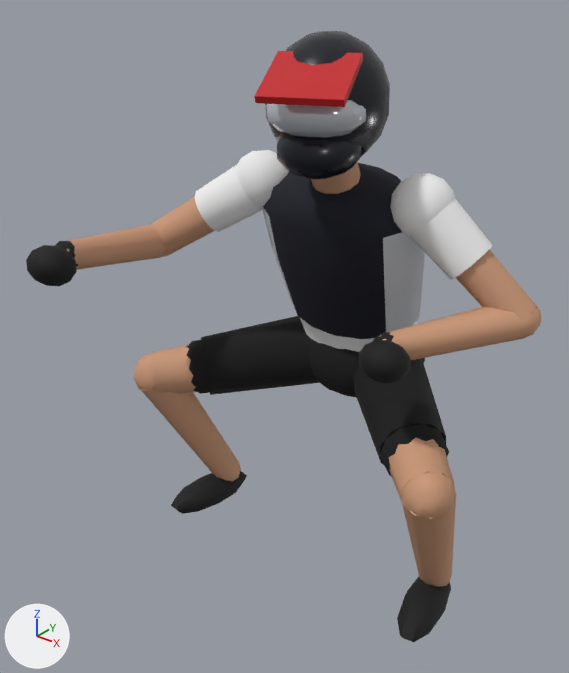
A saved change to the glTF model Saver/src/jetrace/rider3.glb.
Both versions are drawn from a 50 mm camera at (0.876, -1.369, 0.899) aimed at (-0.005, -0.268, 0.216). The axes (+X, +Y, +Z) are drawn at lower left. The lights are the same throughout. The older version comes first. Where no turn or scale is listed for an object, it has been applied to the vertices.

In view in the first picture: 'Foot_L', 'ForeArm_L', 'ForeArm_R', 'Hand_L', 'Hand_R', 'Head', 'Hips', 'Shin_L', 'Shin_R', 'Spine', 'Thigh_L', 'Thigh_R', 'UpperArm_L', 'UpperArm_R' and 1 more.
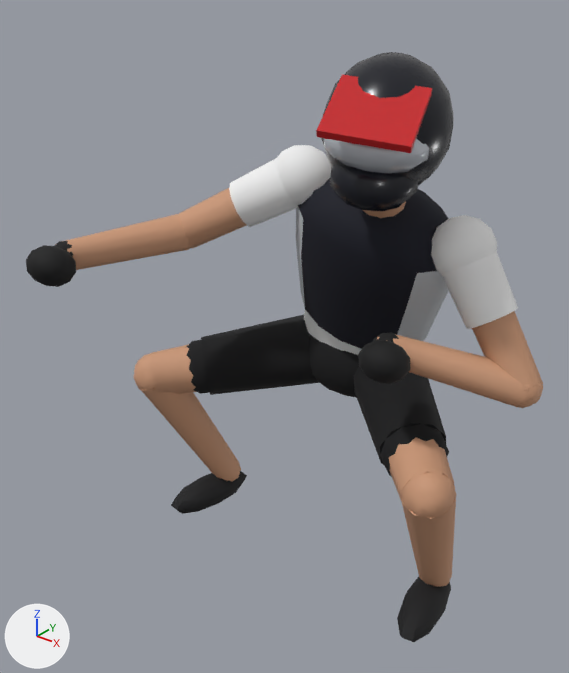
What changed in the scene script:
```text
Change ob_spine:
    ob_spine.rotation_euler: (0.374, 0.0159, 0.157) -> (0.416, 0.272, 0.163)  # degrees (21, 0.9, 9) -> degrees (24, 16, 9.3)
Change ob_head:
    ob_head.rotation_euler: (-0.251, 0.0544, 0.209) -> (-0.251, -0.0758, 0.242)  # degrees (-14, 3.1, 12) -> degrees (-14, -4.3, 14)
Change ob_upperarm_l:
    ob_upperarm_l.rotation_euler: (-0.323, -0.835, 0.155) -> (-0.64, -0.829, 0.295)  # degrees (-19, -48, 8.9) -> degrees (-37, -47, 17)
Change ob_forearm_l:
    ob_forearm_l.rotation_euler: (0.548, 2.159, 1.596) -> (0.123, 2.262, 0.955)  # degrees (31, 124, 91) -> degrees (7, 130, 55)
Change ob_hand_l:
    ob_hand_l.rotation_euler: (0.504, -1.022, -0.0216) -> (1.655, -1.428, -1.448)  # degrees (29, -59, -1.2) -> degrees (95, -82, -83)
Change ob_upperarm_r:
    ob_upperarm_r.rotation_euler: (-1.059, 0.62, -0.731) -> (-1.012, 0.426, -0.635)  # degrees (-61, 36, -42) -> degrees (-58, 24, -36)
Change ob_forearm_r:
    ob_forearm_r.rotation_euler: (-1.09, -0.927, -0.273) -> (-0.739, -0.431, -0.365)  # degrees (-62, -53, -16) -> degrees (-42, -25, -21)
Change ob_hand_r:
    ob_hand_r.rotation_euler: (1.261, -0.405, 0.205) -> (0.969, -0.741, -0.0382)  # degrees (72, -23, 12) -> degrees (56, -42, -2.2)
```

Pixel boxes [x1, y1, x2, y2] of what changed, in the pictures (569 x 673 px):
'Spine', turned: before [263, 162, 425, 352]; after [296, 178, 449, 355]
'Head', turned: before [254, 31, 390, 179]; after [316, 52, 453, 211]
'UpperArm_L', turned: before [390, 173, 540, 338]; after [431, 215, 542, 408]
'UpperArm_R', turned: before [152, 150, 289, 258]; after [178, 145, 331, 250]
'ForeArm_L', turned: before [379, 304, 541, 361]; after [377, 334, 543, 408]
'ForeArm_R', turned: before [67, 224, 167, 270]; after [55, 214, 192, 270]
'Hand_L', turned: before [358, 332, 411, 383]; after [358, 332, 410, 384]
'Hand_R', turned: before [26, 241, 78, 286]; after [26, 241, 76, 287]
